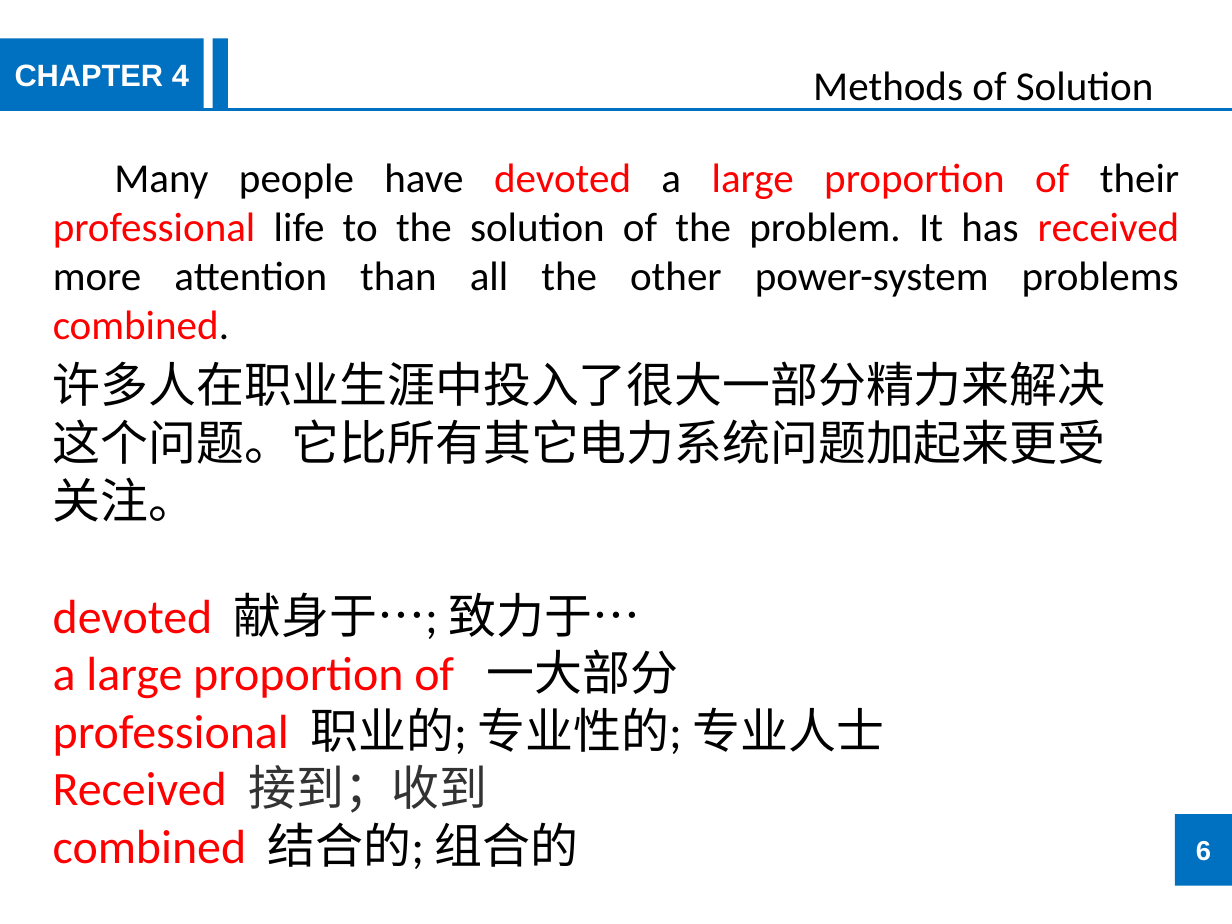
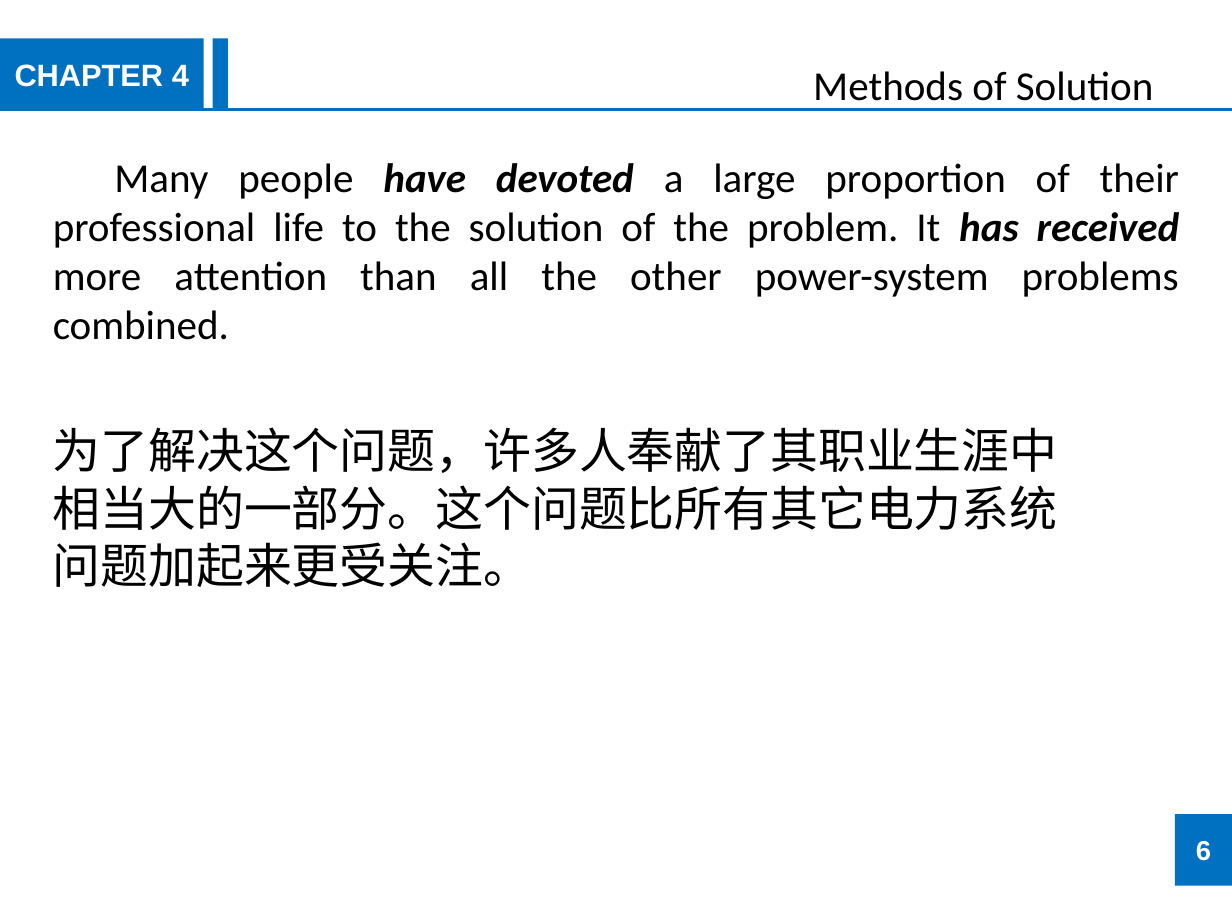
Before and after one commit to JookerLoo/Xmind, a slide deck: slide 6 of 4-3 methods of solution.pptx. Drawn at 1232x924 pixels with LibreOffice and Linux fonts; fonts in the diff are those of the drawing. Boxes give left, top, right and bottom in pixels: in the first picture for what was removed or moved away, otherwise in the second. Text is boxed around its words. In the diff, an @@ line names an element or a change of style, - is before the commit and + after.

```diff
--- a/4-3 methods of solution.pptx
+++ b/4-3 methods of solution.pptx
@@ text "Many people have devoted a ..." at (53,163,1180,340): text colour #FF0000 to #000000 in "devoted large proportion of professional received combined."; bold on, italic on in "have devoted has received" @@
@@ text removed at (53,361,1106,869) @@
-许多人在职业生涯中投入了很大一部分精力来解决这个问题。它比所有其它电力系统问题加起来更受关注。
-devoted 献身于…; 致力于…
-a large proportion of 一大部分
-professional 职业的; 专业性的; 专业人士
-Received 接到；收到
-combined 结合的; 组合的
@@ text added at (53,427,1058,587), 28 pt, text #000000 @@
+为了解决这个问题，许多人奉献了其职业生涯中
+相当大的一部分。这个问题比所有其它电力系统问题加起来更受关注。
```
Also in this commit, not shown: 11 other slides changed, 1 other file.
